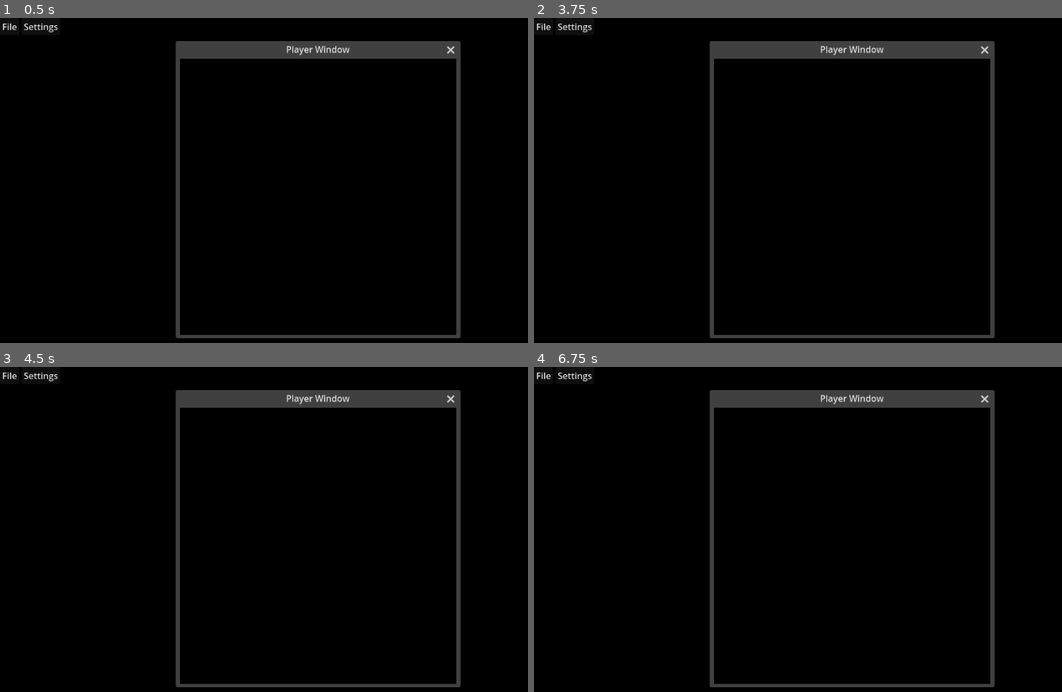
Above: before the commit, frames 1-4 (two rows, left to right).
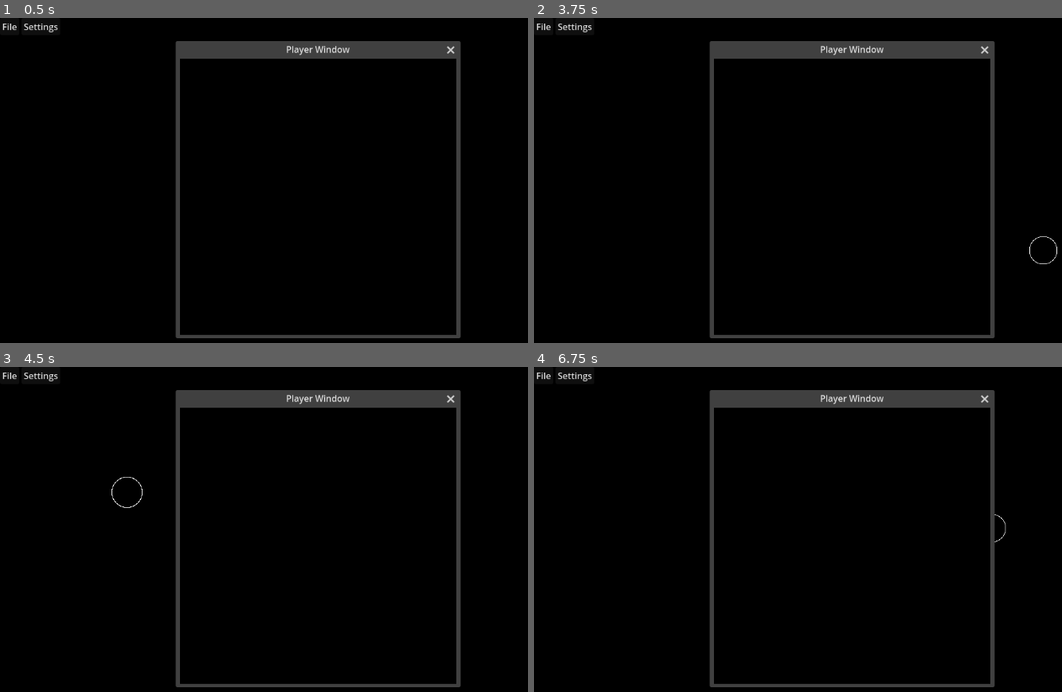
Above: after the commit, the same moments.

Repository: degus-jr/minifog
Game: Godot game, scene res://root.tscn
The game is run twice, just before and just after one commit, with the same random seed, the same clock (stepped at 60 frames per second) and the same inputs.
Inputs (mouse positions are in pixels of both pictures, inside the frame that each line leads up to):
- Up to frame 1 (0.5 s): no input
- Up to frame 2 (3.75 s): tap Enter at 0.5, 2, 3.5 s; move the mouse to (993, 180) at 0.52 s; hold Shift (mod) 0.53-1.28 s; click (993, 180) at 0.67 s; tap C at 0.8, 1.35 s; tap Space at 1.25, 2.75 s; move the mouse to (724, 216) at 1.27 s; click (724, 216) at 1.42 s; tap T at 1.55, 2.1 s; move the mouse to (914, 118) at 2.02 s; click (914, 118) at 2.17 s; tap P at 2.3, 2.85 s; move the mouse to (819, 268) at 2.77 s; click (819, 268) at 2.92 s; tap Shift (mod) at 3.05 s; move the mouse to (1040, 252) at 3.52 s; hold Shift (mod) from 3.53 s (still down); click (1040, 252) at 3.67 s
- Up to frame 3 (4.5 s): tap C at 3.8 s; tap Space at 4.25 s; move the mouse to (126, 493) at 4.27 s; release Shift (mod) at 4.28 s; tap Mouse wheel up (zoom_in) at 4.35 s; click (126, 493) at 4.42 s
- Up to frame 4 (6.75 s): tap T at 4.55, 6.6 s; move the mouse to (882, 545) at 5.02 s; hold Mouse wheel down (zoom_out) 5.03-5.78 s; click (882, 545) at 5.17 s; tap P at 5.3 s; move the mouse to (755, 458) at 5.77 s; tap C at 5.85 s; click (755, 458) at 5.92 s; tap Shift (mod) at 6.05 s; move the mouse to (993, 529) at 6.52 s; click (993, 529) at 6.67 s

Frame 1 is identical in both runs. In frame 2, less than 0.1% of the frame differs, in the area x 93-100%, y 67-76%; in frame 3, less than 0.1%, in the area x 21-27%, y 33-44%; in frame 4, less than 0.1%.
Error before the commit: Cannot call method 'blend_rect' on a null value. (res://root.gd:85)

Commit message:
Add saving, keybinds, performance mode

Diff:
--- a/project.godot
+++ b/project.godot
@@ -46,9 +46,14 @@
 "events": [Object(InputEventMouseButton,"resource_local_to_scene":false,"resource_name":"","device":-1,"window_id":0,"a …(258 unchanged characters)…
 ]
 }
+save={
+"deadzone": 0.5,
+"events": [Object(InputEventKey,"resource_local_to_scene":false,"resource_name":"","device":-1,"window_id":0,"alt_pressed":false,"shift_pressed":false,"ctrl_pressed":true,"meta_pressed":false,"pressed":false,"keycode":0,"physical_keycode":83,"key_label":0,"unicode":115,"location":0,"echo":false,"script":null)
+]
+}
 mod={
 "deadzone": 0.5,
-"events": [Object(InputEventKey,"resource_local_to_scene":false,"resource_name":"","device":-1,"window_id":0,"alt_pressed":false,"shif …(180 unchanged characters)…
+"events": [Object(InputEventKey,"resource_local_to_scene":false,"resource_name":"","device":0,"window_id":0,"alt_pressed":false,"shif …(180 unchanged characters)…
 ]
 }
 
--- a/root.gd
+++ b/root.gd
@@ -2,8 +2,9 @@
 
 @onready var file_menu: PopupMenu = $GUI/MenuBar/File
 @onready var settings_menu: PopupMenu = $GUI/MenuBar/Settings
-@onready var file_dialog: FileDialog = $FileDialog
-@onready var save_dialog: FileDialog = $FileDialog2
+@onready var load_dialog: FileDialog = $LoadDialog
+@onready var save_dialog: FileDialog = $SaveDialog
+@onready var warning: AcceptDialog = $Warning
 
 @onready var dm_camera: Camera2D = $Camera
 @onready var dm_fog = $DmRoot/Fog
@@ -18,15 +19,17 @@
 
 const LightTexture = preload('res://Light.png')
 const DarkTexture = preload('res://Dark.png')
+const FogTexture = preload('res://fog.jpg')
+
+var current_file_path : String
 
 
 var hovering_over_gui : bool = false
 var mod_held : bool = false
 var black_circle_bool : bool = false
+var performance_mode : bool = false
 
 var brush_size : int = 50
-
-var fog_scaling : float = 1.3
 
 var map_image : Image
 
@@ -42,7 +45,17 @@
 var m1_pressed: bool = false
 var m2_pressed: bool = false
 
-var prev_mouse_pos = null
+var prev_mouse_pos
+
+const FOG_COLOR_LIST : Array = [
+	null,
+	Color.BLACK,
+	Color.CORNFLOWER_BLUE,
+	Color.DARK_GRAY,
+	Color.GHOST_WHITE,
+]
+
+var fog_color_index : int = 0
 
 
 # Called when the node enters the scene tree for the first time.
@@ -50,7 +63,7 @@
 	get_window().title = "DM Window"
 	file_menu.connect('id_pressed', _on_file_id_pressed)
 	settings_menu.connect('id_pressed', _on_settings_id_pressed)
-	file_dialog.add_filter("*.png, *.jpg, *.jpeg, *.map", "Images / .map files")
+	load_dialog.add_filter("*.png, *.jpg, *.jpeg, *.map", "Images / .map files")
 	save_dialog.add_filter("*.map", ".map files")
 	update_brushes()
 
@@ -60,7 +73,7 @@
 		load_map(args[0])
 
 	else:
-		file_dialog.popup()
+		load_dialog.popup()
 
 
 func update_brushes(value: int = 0) -> void:
@@ -74,12 +87,32 @@
 		imglist[i].resize(brush_size, brush_size)
 		imglist[i].convert(Image.FORMAT_RGBAH)
 
-
-
-func update_mask(erase: bool = false):
+func update_mask_wrapper(pos, erase: bool = false):
+	if prev_mouse_pos == null:
+		update_mask(pos, erase)
+		return
+
+	var distance = pos.distance_to(prev_mouse_pos)
+	var step_size = brush_size / 2
+
+	if distance > step_size:
+		var sub_steps = floor(distance / (step_size / 2))
+		var x_diff = pos.x - prev_mouse_pos.x
+		var y_diff = pos.y - prev_mouse_pos.y
+
+
+		for i in range(1, sub_steps + 1):
+			var sub_pos = pos
+			sub_pos.x -= (x_diff / sub_steps) * i
+			sub_pos.y -= (y_diff / sub_steps) * i
+			update_mask(sub_pos, erase)
+
+	update_mask(pos, erase)
+
+
+
+func update_mask(pos, erase: bool = false):
 	var offset = Vector2.ONE * brush_size / 2
-	var pos = get_global_mouse_position()
-	offset -= Vector2(map_image_width * 0.5, map_image_height * 0.5)
 
 	if not erase:
 		mask_image.blend_rect(light_brush, light_brush.get_used_rect(), pos - offset)
@@ -95,17 +128,29 @@
 	if Input.is_action_pressed("quit"):
 		get_tree().quit()
 
-	# queue_redraw()
+	queue_redraw()
 
 func _input(event: InputEvent) -> void:
+	if current_file_path == "":
+		return
 
 	if event is InputEventKey:
-		if event.pressed and event.keycode == KEY_C:
-			black_circle_bool = not black_circle_bool
-			settings_menu.set_item_checked(0, black_circle_bool)
-
-		if event.pressed and event.keycode == KEY_T:
-			update_fog_texture(Color.BLACK)
+		if event.pressed:
+			if event.keycode == KEY_C:
+				black_circle_bool = not black_circle_bool
+				settings_menu.set_item_checked(0, black_circle_bool)
+
+			if event.keycode == KEY_T:
+				fog_color_index = (fog_color_index + 1) % len(FOG_COLOR_LIST)
+				update_fog_texture(FOG_COLOR_LIST[fog_color_index])
+
+			if event.keycode == KEY_P:
+				performance_mode = not performance_mode
+				if performance_mode:
+					Engine.max_fps = 30
+				else:
+					Engine.max_fps = 60
+				settings_menu.set_item_checked(1, performance_mode)
 
 	if event.is_action_pressed('mod'):
 		mod_held = true
@@ -119,7 +164,16 @@
 	if event.is_action_pressed('zoom_out') and mod_held:
 		update_brushes(5)
 
+	if event.is_action_pressed('save'):
+		if current_file_path != "":
+			if current_file_path.ends_with('.map'):
+				write_map(current_file_path)
+			else:
+				save_dialog.popup()
+
+
 	if event is InputEventMouseButton:
+		var pos = get_global_mouse_position()
 		if hovering_over_gui:
 			return
 
@@ -127,19 +181,22 @@
 			m1_pressed = event.pressed
 
 			if m1_pressed:
-				update_mask()
+				update_mask(pos)
 
 		if event.button_index == MOUSE_BUTTON_RIGHT:
 			m2_pressed = event.pressed
 
 			if m2_pressed:
-				update_mask(true)
+				update_mask(pos, true)
+		prev_mouse_pos = pos
 
 	elif event is InputEventMouseMotion:
+		var pos = get_global_mouse_position()
 		if m1_pressed:
-			update_mask()
+			update_mask_wrapper(pos)
 		elif m2_pressed:
-			update_mask(true)
+			update_mask_wrapper(pos, true)
+		prev_mouse_pos = pos
 
 func _draw() -> void:
 	var circle_color : Color
@@ -151,16 +208,38 @@
 	draw_arc(get_global_mouse_position(), brush_size * 0.5, 0.0, 2 * 3.141592, 100, circle_color, 1)
 	draw_circle(get_global_mouse_position(), brush_size * 0.5, circle_color, false, 1)
 
-func update_fog_texture(color : Color):
-	var fog_image = Image.create(map_image_width * fog_scaling, map_image_height * fog_scaling, false, Image.FORMAT_RGBAH)
-	mask_image.fill(color)
-	var fog_image_texture = ImageTexture.create_from_image(fog_image)
+func update_fog_texture(color):
+	var fog_image_texture
+	if color == null:
+		fog_image_texture = FogTexture
+		RenderingServer.set_default_clear_color(Color.BLACK)
+
+	else:
+		var fog_image = Image.create(map_image_width, map_image_height, false, Image.FORMAT_RGBAH)
+		fog_image.fill(color)
+		fog_image_texture = ImageTexture.create_from_image(fog_image)
+		RenderingServer.set_default_clear_color(color)
+
 	player_fog.texture = fog_image_texture
 	dm_fog.texture = fog_image_texture
 
 
 
 func load_map(path: String) -> void:
+	if not (
+		path.ends_with('.jpg') or
+		path.ends_with('.jpeg') or
+		path.ends_with('.png') or
+		path.ends_with('.map')
+	):
+		warning.title = "Invalid file format"
+		warning.dialog_text = "File must be .jpg, .jpeg, .png or .map"
+		warning.popup_centered()
+		return
+
+
+	current_file_path = path
+
 	if path.ends_with(".map"):
 		var reader = ZIPReader.new()
 		reader.open(path)
@@ -186,7 +265,7 @@
 		map_image_height = map_image.get_size()[1]
 
 
-		mask_image = Image.create(map_image_width * fog_scaling, map_image_height * fog_scaling, false, Image.FORMAT_RGBAH)
+		mask_image = Image.create(map_image_width, map_image_height, false, Image.FORMAT_RGBAH)
 		mask_image.fill(Color(0, 0, 0, 1))
 
 	mask_texture = ImageTexture.create_from_image(mask_image)
@@ -205,25 +284,7 @@
 	dm_background.texture = image_texture
 	player_background.texture = image_texture
 
-func _on_file_id_pressed(id: int) -> void:
-	if id == 0:
-		file_dialog.popup()
-
-	if id == 1:
-		save_dialog.popup()
-
-	if id == 2:
-		get_tree().quit()
-
-func _on_settings_id_pressed(id: int) -> void:
-	if id == 0:
-		black_circle_bool = not black_circle_bool
-		settings_menu.set_item_checked(id, black_circle_bool)
-
-func _on_file_dialog_file_selected(path: String) -> void:
-	load_map(path)
-
-func _on_file_dialog_2_file_selected(path:String) -> void:
+func write_map(path: String) -> void:
 	var writer = ZIPPacker.new()
 	writer.open(path)
 	writer.start_file("mask.png")
@@ -234,6 +295,46 @@
 
 	writer.close()
 
+func _on_file_id_pressed(id: int) -> void:
+	if id == 0:
+		load_dialog.popup()
+
+	if id == 1:
+		if current_file_path == "":
+			warning.title = "Cannot save an empty map"
+			warning.dialog_text = "Cannot save an empty map"
+			warning.popup_centered()
+		else:
+			save_dialog.popup()
+
+	if id == 2:
+		warning.title = "Keybindings"
+		warning.dialog_text = "General\n    Left click: Reveal areas\n    Right click: Hide areas\n    Middle mouse: Pan/Move view\n    Mouse wheel: Zoom\n    Shift+Mouse wheel: Resize brush\n    Ctrl+S: Save\nKeybinds\n    T: Toggle between fog colors\n    C: Change color of circle\n    P: Toggle performance mode"
+		warning.popup_centered()
+
+	if id == 3:
+		get_tree().quit()
+
+func _on_settings_id_pressed(id: int) -> void:
+	if id == 0:
+		black_circle_bool = not black_circle_bool
+		settings_menu.set_item_checked(id, black_circle_bool)
+
+	if id == 1:
+		performance_mode = not performance_mode
+		if performance_mode:
+			Engine.max_fps = 30
+		else:
+			Engine.max_fps = 60
+		settings_menu.set_item_checked(id, performance_mode)
+
+func _on_file_dialog_file_selected(path: String) -> void:
+	load_map(path)
+
+func _on_file_dialog_2_file_selected(path:String) -> void:
+	write_map(path)
+
+
 func _on_menu_bar_mouse_entered() -> void:
 	hovering_over_gui = true
 
--- a/root.tscn
+++ b/root.tscn
@@ -19,16 +19,24 @@
 anchors_preset = 0
 script = ExtResource("1_pfv6b")
 
+[node name="Warning" type="AcceptDialog" parent="."]
+force_native = true
+
 [node name="Camera" type="Camera2D" parent="."]
 script = ExtResource("2_jkg75")
 
-[node name="FileDialog" type="FileDialog" parent="."]
+[node name="LoadDialog" type="FileDialog" parent="."]
 title = "Open a File"
 initial_position = 2
 size = Vector2i(600, 400)
 ok_button_text = "Open"
 dialog_hide_on_ok = true
 file_mode = 0
+access = 2
+use_native_dialog = true
+
+[node name="SaveDialog" type="FileDialog" parent="."]
+dialog_hide_on_ok = true
 access = 2
 use_native_dialog = true
 
@@ -41,19 +49,24 @@
 
 [node name="File" type="PopupMenu" parent="GUI/MenuBar"]
 prefer_native_menu = true
-item_count = 3
+item_count = 4
 item_0/text = "Load"
 item_1/text = "Save"
 item_1/id = 1
-item_2/text = "Exit"
+item_2/text = "See keybinds"
 item_2/id = 2
+item_3/text = "Exit"
+item_3/id = 3
 
 [node name="Settings" type="PopupMenu" parent="GUI/MenuBar"]
 auto_translate_mode = 1
 prefer_native_menu = true
-item_count = 1
+item_count = 2
 item_0/text = "Flip circle colour"
 item_0/checkable = 1
+item_1/text = "Performance mode"
+item_1/checkable = 1
+item_1/id = 1
 
 [node name="DmRoot" type="Node2D" parent="."]
 
@@ -91,18 +104,13 @@
 texture = ExtResource("3_hjclt")
 metadata/_edit_use_anchors_ = true
 
-[node name="FileDialog2" type="FileDialog" parent="."]
-dialog_hide_on_ok = true
-access = 2
-use_native_dialog = true
-
 [node name="FogNode" type="Node2D" parent="."]
 
-[connection signal="file_selected" from="FileDialog" to="." method="_on_file_dialog_file_selected"]
+[connection signal="file_selected" from="LoadDialog" to="." method="_on_file_dialog_file_selected"]
+[connection signal="file_selected" from="SaveDialog" to="." method="_on_file_dialog_2_file_selected"]
 [connection signal="mouse_entered" from="GUI/MenuBar" to="." method="_on_menu_bar_mouse_entered"]
 [connection signal="mouse_exited" from="GUI/MenuBar" to="." method="_on_menu_bar_mouse_exited"]
 [connection signal="mouse_entered" from="GUI/MenuBar/File" to="." method="_on_file_mouse_entered"]
 [connection signal="mouse_exited" from="GUI/MenuBar/File" to="." method="_on_file_mouse_exited"]
 [connection signal="mouse_entered" from="GUI/MenuBar/Settings" to="." method="_on_settings_mouse_entered"]
 [connection signal="mouse_exited" from="GUI/MenuBar/Settings" to="." method="_on_settings_mouse_exited"]
-[connection signal="file_selected" from="FileDialog2" to="." method="_on_file_dialog_2_file_selected"]
